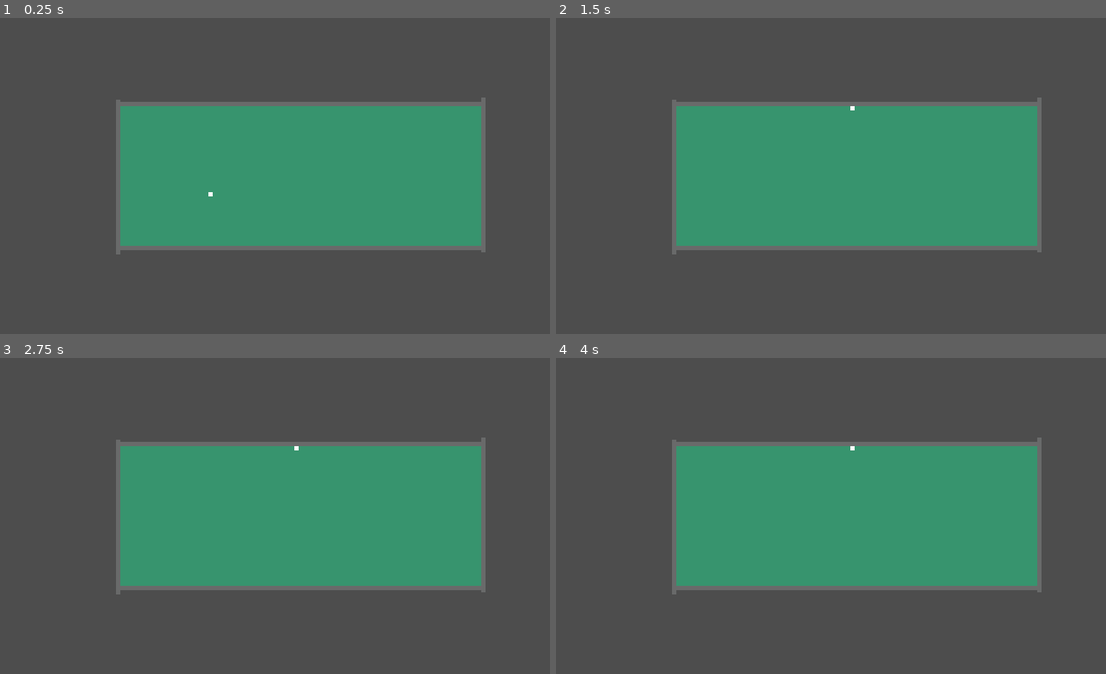
Above: before the commit, frames 1-4 (two rows, left to right).
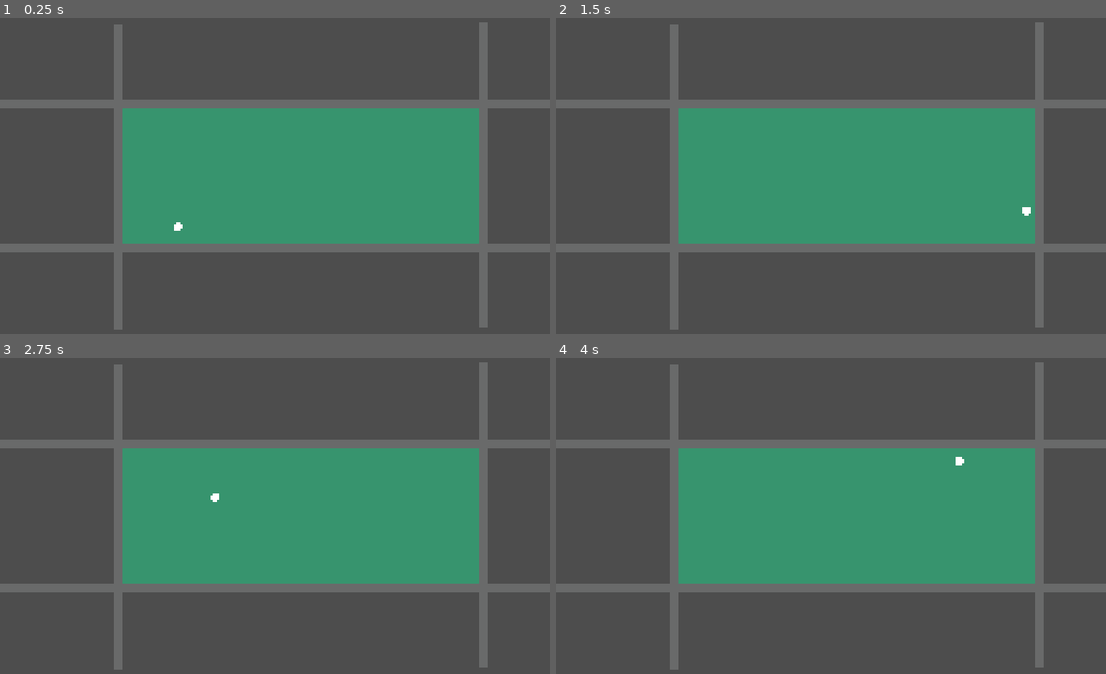
Above: after the commit, the same moments.

Repository: lognasmeow/hole-in-one
Game: Godot game, scene res://Maps/testArea.tscn
Two runs of this game, one before a commit and one after it. Both use one fixed random seed, a clock stepped at 60 frames per second and the inputs below.
Inputs (mouse positions are in pixels of both pictures, inside the frame that each line leads up to):
- Up to frame 1 (0.25 s): no input
- Up to frame 2 (1.5 s): tap Enter at 0.5 s; move the mouse to (952, 122) at 0.52 s; press the mouse at (952, 122) at 0.53 s; tap Space at 1.25 s; move the mouse to (721, 169) at 1.27 s; release the mouse at (721, 169) at 1.28 s; click (721, 169) at 1.35 s
- Up to frame 3 (2.75 s): tap Enter at 2 s; move the mouse to (330, 380) at 2.02 s; press the mouse at (330, 380) at 2.03 s
- Up to frame 4 (4 s): tap Space at 2.75 s; move the mouse to (803, 582) at 2.77 s; release the mouse at (803, 582) at 2.78 s; click (803, 582) at 2.85 s; move the mouse to (996, 557) at 3.52 s; press the mouse at (996, 557) at 3.53 s

The runs differ from the first frame. In frame 1, 5.8% of the frame differs, in the area x 0-100%, y 1-99%; in frame 2, 5.8%; in frame 3, 5.8%; in frame 4, 5.8%.

Commit message:
Hit ball

Diff:
--- a/hole-in-one/Assets/Objects/Wall/wall.tscn
+++ b/hole-in-one/Assets/Objects/Course Components/Wall/wall.tscn
@@ -1,14 +1,14 @@
 [gd_scene load_steps=3 format=3 uid="uid://duijsmpstus0j"]
 
-[ext_resource type="Texture2D" uid="uid://bjyt2dy514bqv" path="res://Assets/Objects/Wall/wall.png" id="1_tu3u3"]
+[ext_resource type="Texture2D" uid="uid://bjyt2dy514bqv" path="res://Assets/Objects/Course Components/Wall/wall.png" id="1_tu3u3"]
 
 [sub_resource type="RectangleShape2D" id="RectangleShape2D_tu3u3"]
-size = Vector2(16, 2)
+size = Vector2(32, 4)
 
 [node name="Wall" type="StaticBody2D"]
-collision_mask = 0
 
 [node name="Sprite2D" type="Sprite2D" parent="."]
+scale = Vector2(2, 2)
 texture = ExtResource("1_tu3u3")
 
 [node name="CollisionShape2D" type="CollisionShape2D" parent="."]
--- a/hole-in-one/Assets/Objects/Golf Ball/golfBall.tscn
+++ b/hole-in-one/Assets/Objects/Golf Ball/golfBall.tscn
@@ -7,13 +7,12 @@
 radius = 9.0
 
 [node name="GolfBall" type="CharacterBody2D"]
-collision_layer = 2
 script = ExtResource("2_l5oey")
 
 [node name="Sprite2D" type="Sprite2D" parent="."]
-scale = Vector2(0.125, 0.125)
+scale = Vector2(0.25, 0.25)
 texture = ExtResource("1_6yuli")
 
 [node name="CollisionShape2D" type="CollisionShape2D" parent="."]
-scale = Vector2(0.125, 0.125)
+scale = Vector2(0.25, 0.25)
 shape = SubResource("CircleShape2D_l5oey")
--- a/hole-in-one/Assets/Objects/Golf Ball/golf_ball.gd
+++ b/hole-in-one/Assets/Objects/Golf Ball/golf_ball.gd
@@ -1,21 +1,25 @@
 extends CharacterBody2D
 
-
-# Called when the node enters the scene tree for the first time.
-func _ready():
-	pass # Replace with function body.
+@export var friction: float = 200.0
+var moving: bool = false
 
 func _physics_process(delta):
-	var speed: float = 1
-	var velocity = Vector2(1, -1)
-	var collision = move_and_collide(velocity * speed)
+	if Input.is_action_just_released("click"):
+		moving = true
+		velocity = Vector2(800, 800) # pixels/second
 
+	if moving:
+		hit(delta)
+
+func hit(delta: float):
+	var collision = move_and_collide(velocity * delta)
 	if collision:
-		print("collision")
 		velocity = velocity.bounce(collision.get_normal())
-		#velocity *= 0.9
-		#move_and_collide(collision.get_remainder())
+		move_and_collide(collision.get_remainder())
 
+	velocity = velocity.move_toward(Vector2.ZERO, friction * delta)
 
-func hit(direction: Vector2, speed: float):
-	pass
+	# clamp small values to exact zero and stop
+	if velocity.length() < 1.0:
+		velocity = Vector2.ZERO
+		moving = false
--- a/hole-in-one/Maps/testArea.tscn
+++ b/hole-in-one/Maps/testArea.tscn
@@ -1,7 +1,7 @@
 [gd_scene load_steps=4 format=3 uid="uid://bx3e86dxgjgnr"]
 
 [ext_resource type="PackedScene" uid="uid://b46m2qm6m650y" path="res://Assets/Objects/Golf Ball/golfBall.tscn" id="1_iocvu"]
-[ext_resource type="PackedScene" uid="uid://duijsmpstus0j" path="res://Assets/Objects/Wall/wall.tscn" id="2_rvhc4"]
+[ext_resource type="PackedScene" uid="uid://duijsmpstus0j" path="res://Assets/Objects/Course Components/Wall/wall.tscn" id="2_rvhc4"]
 [ext_resource type="PackedScene" uid="uid://ctah0p7iam071" path="res://Assets/Objects/Course Components/Ground/ground.tscn" id="3_rvhc4"]
 
 [node name="TestArea" type="Node2D"]
Renamed: hole-in-one/Assets/Objects/Wall/wall.png -> hole-in-one/Assets/Objects/Course Components/Wall/wall.png
Not shown, changed: hole-in-one/Assets/Objects/Course Components/Wall/wall.png.import
